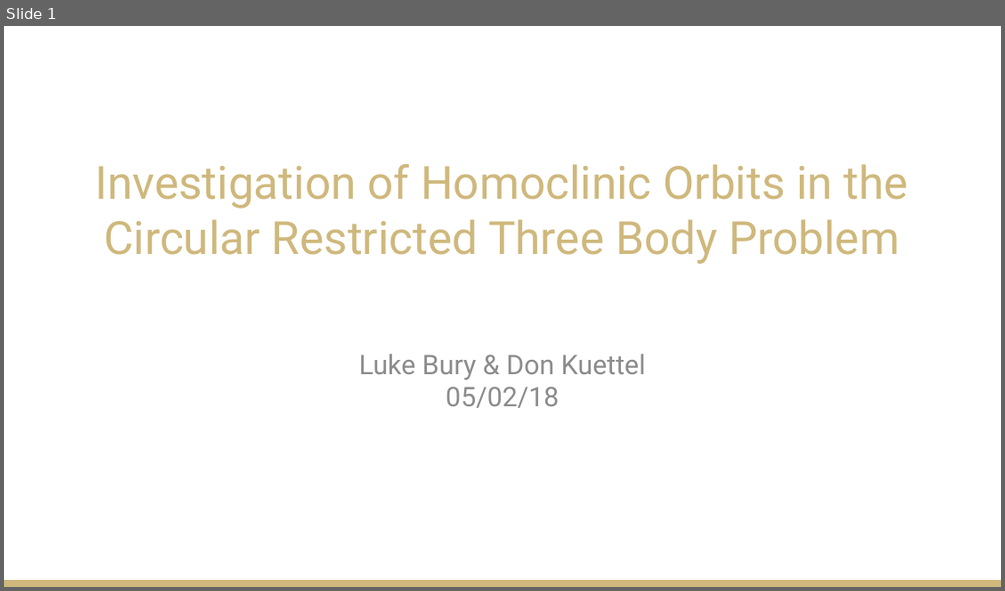
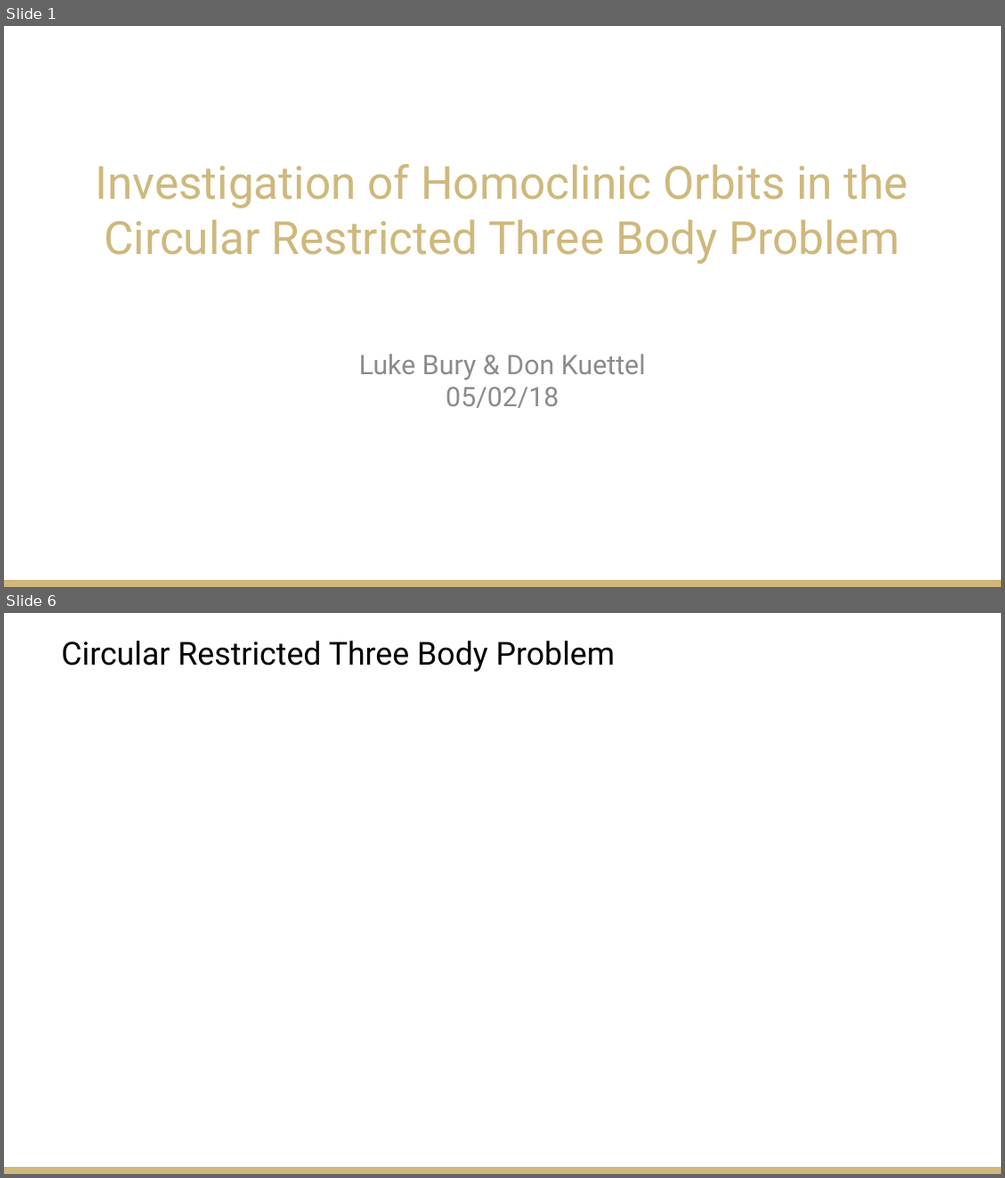
Before and after one commit to LukeBury/appm5460_proposal, a slide deck: Presentation/FinalPresentation_APPM5460_LBDK.pptx. Shown one above the other, each under a label of ours: slide 1 before the commit, slides 1 and 6 after it; the slides between them are not shown. The pictures are 1005x591 and 1005x1178 pixels, drawn with LibreOffice and Linux fonts; fonts in the diff are those of the drawing; background and template pictures are left out. Boxes give left, top, right and bottom in pixels: in the first picture for what was removed or moved away, otherwise in the second. Text is boxed around its words. In the diff, an @@ line names an element or a change of style, - is before the commit and + after.

```diff
--- a/Presentation/FinalPresentation_APPM5460_LBDK.pptx
+++ b/Presentation/FinalPresentation_APPM5460_LBDK.pptx
@@ slide 6 added at box(4, 613, 1001, 1174), background #FFFFFF; not listed: 1 template element that a slide beside it also shows @@
@@ title added at box(61, 641, 615, 672), 30.6 pt, text #000000 @@
+Circular Restricted Three Body Problem
```
Also in this commit, not shown: 9 other slides added, 1 slide removed.
